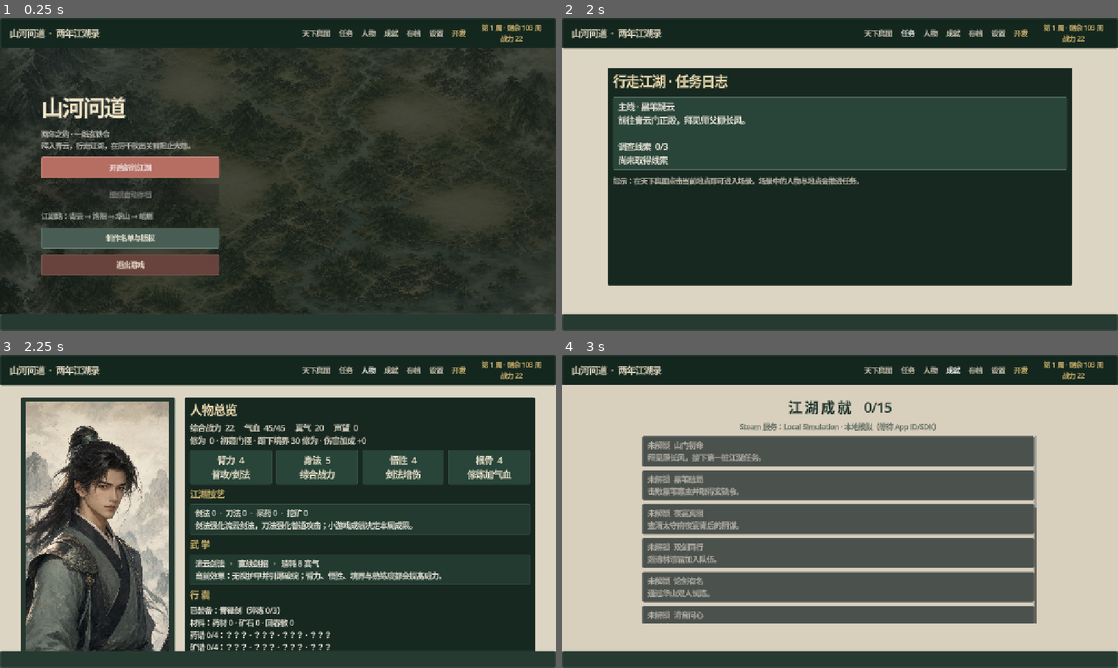
Above: before the commit, frames 1-4 (two rows, left to right).
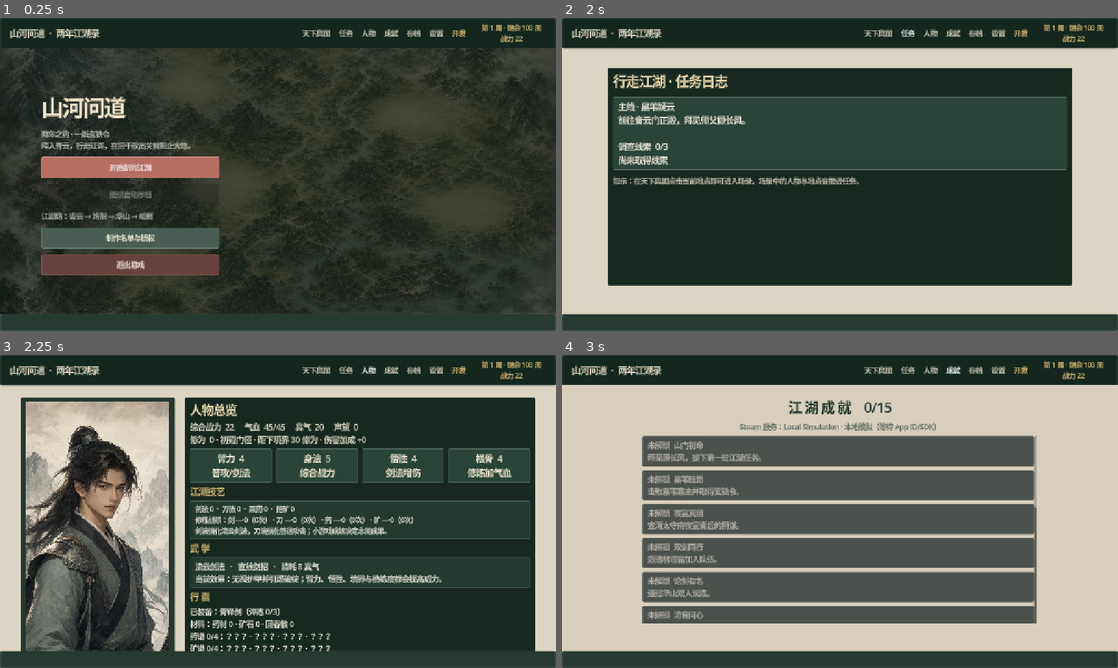
Above: after the commit, the same moments.

Repository: zijiangao/shanhe-wendao
Game: Godot game, scene res://scenes/main.tscn
The game is run twice, just before and just after one commit, with the same random seed, the same clock (stepped at 60 frames per second) and the same inputs.
Inputs:
- Up to frame 1 (0.25 s): no input
- Up to frame 2 (2 s): click "天下舆图" at 0.5 s; click "任务" at 1.25 s
- Up to frame 3 (2.25 s): click "人物" at 2 s
- Up to frame 4 (3 s): click "成就" at 2.75 s

Frames 1-2 are identical in both runs. In frame 3, 8.7% of the frame differs, in the area x 4-96%, y 21-95%; in frame 4, nothing differs.

Commit message:
Track persistent training records (0.38.0)

Diff:
--- a/godot/autoload/game_state.gd
+++ b/godot/autoload/game_state.gd
@@ -14,7 +14,7 @@
 signal battle_started
 signal battle_finished(victory: bool)
 
-const SAVE_VERSION := 8
+const SAVE_VERSION := 9
 const FINAL_WEEK := 104
 
 var data: Dictionary = {}
@@ -42,6 +42,7 @@
 		"bladesmanship": 0,
 		"herbalism": 0,
 		"mining": 0,
+		"training_records": TRAINING_RULES.empty_records(),
 		"skills": ["cloud"],
 		"items": ["金疮药", "青锋剑"],
 		"materials": {"herbs": 0, "ore": 0},
@@ -117,10 +118,14 @@
 	add_log({"strength": "你锻体一周，臂力与修为提升。", "insight": "你参悟一周，悟性与修为提升。", "constitution": "你筑基一周，根骨、气血与修为提升。"}[focus])
 	return true
 
-func complete_training(discipline: String, score: int, event_roll: int = -1) -> Dictionary:
-	var outcome := TRAINING_RULES.outcome(discipline, clampi(score, 0, 300))
+func complete_training(discipline: String, score: int, event_roll: int = -1, best_streak: int = 0) -> Dictionary:
+	var safe_score := clampi(score, 0, TRAINING_RULES.MAX_TOTAL_SCORE)
+	var outcome := TRAINING_RULES.outcome(discipline, safe_score)
 	if outcome.is_empty() or not spend_week():
 		return {}
+	outcome.score = safe_score
+	outcome.best_streak = clampi(best_streak, 0, TRAINING_RULES.ROUND_COUNT)
+	outcome.record = TRAINING_RULES.record_attempt(data.training_records, discipline, safe_score, best_streak)
 	data[discipline] = int(data.get(discipline, 0)) + int(outcome.specialty_gain)
 	data.xp += int(outcome.xp)
 	data.silver += int(outcome.silver)
@@ -400,6 +405,7 @@
 		data.herbarium = {}
 	if typeof(data.get("mineralogy", {})) != TYPE_DICTIONARY:
 		data.mineralogy = {}
+	data.training_records = TRAINING_RULES.normalize_records(data.get("training_records", {}))
 	if typeof(data.consumables) != TYPE_DICTIONARY:
 		data.consumables = {"healing_powder": 0}
 	# Convert 0.27/0.28 herb items into the dedicated material inventory.
--- a/godot/main.gd
+++ b/godot/main.gd
@@ -267,6 +267,12 @@
 	GameState.data.companions = ["lin_qingshuang"]
 	GameState.data.herbarium = {"dewgrass": 3, "cloudleaf": 2, "sunroot": 1}
 	GameState.data.mineralogy = {"ironstone": 3, "silver_sand": 2, "fire_copper": 1}
+	GameState.data.training_records = {
+		"swordsmanship": {"best_score": 315, "best_streak": 3, "attempts": 4},
+		"bladesmanship": {"best_score": 246, "best_streak": 2, "attempts": 3},
+		"herbalism": {"best_score": 285, "best_streak": 3, "attempts": 5},
+		"mining": {"best_score": 232, "best_streak": 2, "attempts": 3}
+	}
 	screen = "character"
 	_rebuild()
 	await _save_store_capture("character_growth")
@@ -1131,7 +1137,7 @@
 		var total := 0
 		for value in training_scores:
 			total += int(value)
-		training_result = GameState.complete_training(training_discipline, total, randi_range(0, 99))
+		training_result = GameState.complete_training(training_discipline, total, randi_range(0, 99), training_best_streak)
 		if training_result.is_empty():
 			_toast(_time_action_failure_message())
 			screen = "location"
@@ -1352,7 +1358,7 @@
 	title.add_theme_color_override("font_color", Color("#f2dfb3"))
 	panel.add_child(title)
 	var version := Label.new()
-	version.text = "《山河问道》 · Windows 0.37.0 · Godot 4.7.1"
+	version.text = "《山河问道》 · Windows 0.38.0 · Godot 4.7.1"
 	version.horizontal_alignment = HORIZONTAL_ALIGNMENT_CENTER
 	version.add_theme_color_override("font_color", Color("#c9c7bc"))
 	panel.add_child(version)
@@ -1569,8 +1575,8 @@
 	info_panel.add_theme_stylebox_override("panel", _box(Color("#172820")))
 	page.add_child(info_panel)
 	var info := VBoxContainer.new()
-	# Keep both persistent field guides visible at 1080p without crowding the footer.
-	info.add_theme_constant_override("separation", 8)
+	# Keep long-term training records and both field guides visible at 1080p.
+	info.add_theme_constant_override("separation", 6)
 	info_panel.add_child(info)
 	var heading := Label.new()
 	heading.text = "人物总览"
@@ -1608,8 +1614,8 @@
 	specialty_title.add_theme_color_override("font_color", Color("#dfbf74"))
 	info.add_child(specialty_title)
 	var specialties := Label.new()
-	specialties.text = "剑法 %d  ·  刀法 %d  ·  采药 %d  ·  挖矿 %d\n剑法强化流云剑法，刀法强化普通攻击；小游戏成绩决定本周成果。" % [GameState.data.swordsmanship, GameState.data.bladesmanship, GameState.data.herbalism, GameState.data.mining]
-	specialties.add_theme_font_size_override("font_size", 17)
+	specialties.text = "剑法 %d  ·  刀法 %d  ·  采药 %d  ·  挖矿 %d\n修炼战绩：%s\n剑法强化流云剑法，刀法强化普通攻击；小游戏成绩决定本周成果。" % [GameState.data.swordsmanship, GameState.data.bladesmanship, GameState.data.herbalism, GameState.data.mining, TRAINING_RULES.records_text(GameState.data.training_records)]
+	specialties.add_theme_font_size_override("font_size", 15)
 	specialties.add_theme_color_override("font_color", Color("#f4eee2"))
 	specialties.add_theme_stylebox_override("normal", _box(Color("#223a30")))
 	info.add_child(specialties)
--- a/godot/scripts/progression/training_minigame_rules.gd
+++ b/godot/scripts/progression/training_minigame_rules.gd
@@ -38,6 +38,47 @@
 static func is_valid_discipline(id: String) -> bool:
 	return DISCIPLINES.has(id)
 
+static func empty_records() -> Dictionary:
+	var records := {}
+	for discipline in DISCIPLINES:
+		records[discipline] = {"best_score": 0, "best_streak": 0, "attempts": 0}
+	return records
+
+static func normalize_records(value: Variant) -> Dictionary:
+	var source: Dictionary = value if typeof(value) == TYPE_DICTIONARY else {}
+	var records := empty_records()
+	for discipline in DISCIPLINES:
+		var raw: Dictionary = source.get(discipline, {}) if typeof(source.get(discipline, {})) == TYPE_DICTIONARY else {}
+		records[discipline] = {
+			"best_score": clampi(int(raw.get("best_score", 0)), 0, MAX_TOTAL_SCORE),
+			"best_streak": clampi(int(raw.get("best_streak", 0)), 0, ROUND_COUNT),
+			"attempts": maxi(0, int(raw.get("attempts", 0)))
+		}
+	return records
+
+static func record_attempt(records: Dictionary, discipline: String, score: int, best_streak: int) -> Dictionary:
+	if not is_valid_discipline(discipline):
+		return {}
+	var normalized := normalize_records(records)
+	records.clear()
+	records.merge(normalized)
+	var current: Dictionary = records.get(discipline, {})
+	var safe_score := clampi(score, 0, MAX_TOTAL_SCORE)
+	var new_best := int(current.attempts) == 0 or safe_score > int(current.best_score)
+	current.best_score = maxi(int(current.best_score), safe_score)
+	current.best_streak = maxi(int(current.best_streak), clampi(best_streak, 0, ROUND_COUNT))
+	current.attempts = int(current.attempts) + 1
+	records[discipline] = current
+	return {"new_best": new_best, "best_score": int(current.best_score), "best_grade": grade(int(current.best_score)), "best_streak": int(current.best_streak), "attempts": int(current.attempts)}
+
+static func records_text(records: Variant) -> String:
+	var normalized := normalize_records(records)
+	var entries: Array[String] = []
+	for entry in [["swordsmanship", "剑"], ["bladesmanship", "刀"], ["herbalism", "药"], ["mining", "矿"]]:
+		var record: Dictionary = normalized[entry[0]]
+		entries.append("%s %s·%d（%d次）" % [entry[1], grade(int(record.best_score)) if int(record.attempts) > 0 else "—", int(record.best_score), int(record.attempts)])
+	return " · ".join(entries)
+
 static func options() -> Array:
 	return [
 		["剑法 · 听风辨势", "提升剑法；影响流云剑法的威力。", "swordsmanship"],
--- a/godot/scripts/ui/training_minigame_view.gd
+++ b/godot/scripts/ui/training_minigame_view.gd
@@ -178,7 +178,7 @@
 	var grade := Label.new()
 	grade.text = str(result.grade)
 	grade.horizontal_alignment = HORIZONTAL_ALIGNMENT_CENTER
-	grade.add_theme_font_size_override("font_size", 78)
+	grade.add_theme_font_size_override("font_size", 68)
 	grade.add_theme_color_override("font_color", spec.accent)
 	page.add_child(grade)
 	var verdict := Label.new()
@@ -189,7 +189,11 @@
 	page.add_child(verdict)
 	var score := Label.new()
 	var streak_text := "\n最佳连击 %d" % int(result.get("best_streak", 0)) if int(result.get("best_streak", 0)) >= 2 else ""
-	score.text = "总分 %d / %d%s\n%s" % [int(result.score), RULES.MAX_TOTAL_SCORE, streak_text, RULES.reward_text(result)]
+	var record: Dictionary = result.get("record", {})
+	var record_text := ""
+	if not record.is_empty():
+		record_text = "\n%s" % ("个人新纪录！" if bool(record.get("new_best", false)) else "个人最佳 %d 分" % int(record.best_score))
+	score.text = "总分 %d / %d%s%s\n%s" % [int(result.score), RULES.MAX_TOTAL_SCORE, streak_text, record_text, RULES.reward_text(result)]
 	score.horizontal_alignment = HORIZONTAL_ALIGNMENT_CENTER
 	score.add_theme_font_size_override("font_size", 19)
 	score.add_theme_color_override("font_color", Color("#e9e1cf"))
--- a/godot/tests/test_game_state.gd
+++ b/godot/tests/test_game_state.gd
@@ -28,8 +28,13 @@
 	future_save.save_version = state.SAVE_VERSION + 1
 	assert(not state.import_data(future_save), "Saves from newer versions must be rejected.")
 	state.new_game()
-	var training: Dictionary = state.complete_training("swordsmanship", 300)
-	assert(training.grade == "S" and int(state.data.swordsmanship) == 3 and int(state.data.xp) == 12, "An S-grade training result should grant the full specialty reward.")
+	var training: Dictionary = state.complete_training("swordsmanship", 315, -1, 3)
+	assert(training.grade == "S" and training.score == 315 and int(state.data.swordsmanship) == 3 and int(state.data.xp) == 12, "An S-grade combo result should preserve all 315 points and grant the full specialty reward.")
+	assert(training.record.new_best and training.record.best_score == 315 and training.record.best_streak == 3 and state.data.training_records.swordsmanship.attempts == 1, "Training should persist its exact score, streak, and attempt count.")
+	var spent_week := int(state.data.week)
+	var lower_training: Dictionary = state.complete_training("swordsmanship", 180, -1, 1)
+	assert(not lower_training.record.new_best and lower_training.record.best_score == 315 and lower_training.record.attempts == 2, "A lower repeat must preserve the personal best while incrementing attempts.")
+	assert(int(state.data.week) == spent_week + 1, "A recorded repeat must still spend exactly one week.")
 	state.new_game()
 	var event_training: Dictionary = state.complete_training("herbalism", 300, 0)
 	assert(str(event_training.get("event", {}).get("id", "")) == "rare_herb", "A deterministic high-grade roll should attach its training encounter to the result.")
@@ -56,11 +61,13 @@
 	legacy_material_save.erase("forge_level")
 	legacy_material_save.erase("herbarium")
 	legacy_material_save.erase("mineralogy")
+	legacy_material_save.erase("training_records")
 	legacy_material_save.items.append("上品药材")
 	assert(state.import_data(legacy_material_save), "Version five saves should migrate into the crafting inventory.")
 	assert(int(state.data.materials.herbs) == 2 and "上品药材" not in state.data.items, "Legacy herb items should become two material units without polluting story items.")
 	assert(typeof(state.data.herbarium) == TYPE_DICTIONARY and state.data.herbarium.is_empty(), "Version-six saves should gain an empty herbarium.")
 	assert(typeof(state.data.mineralogy) == TYPE_DICTIONARY and state.data.mineralogy.is_empty(), "Older saves should gain an empty mineral ledger.")
+	assert(state.data.training_records.size() == 4 and state.data.training_records.swordsmanship.attempts == 0, "Older saves should gain normalized empty training records.")
 
 	var damaged_save := {"save_version": 1, "week": -20, "energy": 99, "max_hp": 0, "hp": -5, "location": "nowhere", "log": "invalid", "battle": {"width": 8}}
 	assert(state.import_data(damaged_save), "Older saves should be migrated.")
--- a/godot/tests/test_training_minigame_rules.gd
+++ b/godot/tests/test_training_minigame_rules.gd
@@ -15,6 +15,14 @@
 	var mining := RULES.outcome("mining", 180)
 	assert(mining.grade == "B" and mining.silver == 5 and mining.ore == 1, "Mining currency and ore output should scale with the grade.")
 	assert(RULES.outcome("invalid", 300).is_empty(), "Unknown specialties must be rejected.")
+	var records := RULES.empty_records()
+	var first_record := RULES.record_attempt(records, "swordsmanship", 315, 3)
+	assert(first_record.new_best and first_record.best_score == 315 and first_record.best_grade == "S" and first_record.attempts == 1, "A first training attempt should establish an exact personal best up to the combo maximum.")
+	var lower_record := RULES.record_attempt(records, "swordsmanship", 200, 1)
+	assert(not lower_record.new_best and lower_record.best_score == 315 and lower_record.best_streak == 3 and lower_record.attempts == 2, "A lower repeat should increment attempts without replacing stronger records.")
+	var repaired_records := RULES.normalize_records({"swordsmanship": {"best_score": 999, "best_streak": -4, "attempts": -2}, "invalid": {"best_score": 100}})
+	assert(repaired_records.size() == 4 and repaired_records.swordsmanship.best_score == 315 and repaired_records.swordsmanship.attempts == 0, "Record migration should clamp damaged values and discard unknown disciplines.")
+	assert("剑 S·315（2次）" in RULES.records_text(records) and "刀 —·0（0次）" in RULES.records_text(records), "The character summary should distinguish established and untouched records.")
 	var sword := RULES.challenge("swordsmanship", "up", "right")
 	assert(sword.targets == ["up", "right"], "Sword training should require an ordered two-step combo.")
 	var herbs_challenge := RULES.challenge("herbalism", "left")
--- a/godot/tests/test_training_minigame_view.gd
+++ b/godot/tests/test_training_minigame_view.gd
@@ -29,6 +29,7 @@
 		"discipline": "mining", "grade": "S", "specialty_gain": 3,
 		"xp": 12, "silver": 12, "item": "", "herbs": 0, "ore": 3,
 		"score": 315, "best_streak": 3,
+		"record": {"new_best": true, "best_score": 315, "best_grade": "S", "best_streak": 3, "attempts": 2},
 		"mineral_discovery": {"id": "star_marrow", "name": "星陨髓", "rarity": "奇珍", "description": "陨铁深处凝成的银蓝结晶，落锤时声如清钟。", "first_discovery": true, "count": 1, "silver": 2},
 		"event": {"title": "古炉残火", "body": "你沿着热流掘开石壁，发现一座尚有余温的旧炉。", "reward": "额外矿石 +2"}
 	}
@@ -42,9 +43,12 @@
 	var buttons := main_scene.find_children("*", "Button", true, false)
 	var labels := main_scene.find_children("*", "Label", true, false)
 	var found_specimen := false
+	var found_record := false
 	for label in labels:
 		if "新收录 矿谱" in str((label as Label).text) and "星陨髓" in str((label as Label).text):
 			found_specimen = true
-	var valid: bool = play_result == OK and timing_result == OK and result_result == OK and buttons.size() >= 1 and found_specimen
+		if "个人新纪录" in str((label as Label).text):
+			found_record = true
+	var valid: bool = play_result == OK and timing_result == OK and result_result == OK and buttons.size() >= 1 and found_specimen and found_record
 	print("Training previews saved to: %s, %s and %s" % [ProjectSettings.globalize_path(play_path), ProjectSettings.globalize_path(timing_path), ProjectSettings.globalize_path(result_path)])
 	quit(0 if valid else 15)
Not shown, changed: godot/export_presets.cfg
Not shown, changed: godot/BUILDING.md
Not shown, changed: godot/STORE_PAGE_DRAFT.md
Not shown, changed: steamworks/store-assets/screenshots-candidates/05-huashan-companion.png
Not shown, changed: steamworks/store-assets/screenshots-candidates/08-character-growth.png
Not shown, changed: steamworks/store-assets/screenshots-candidates/README.md
